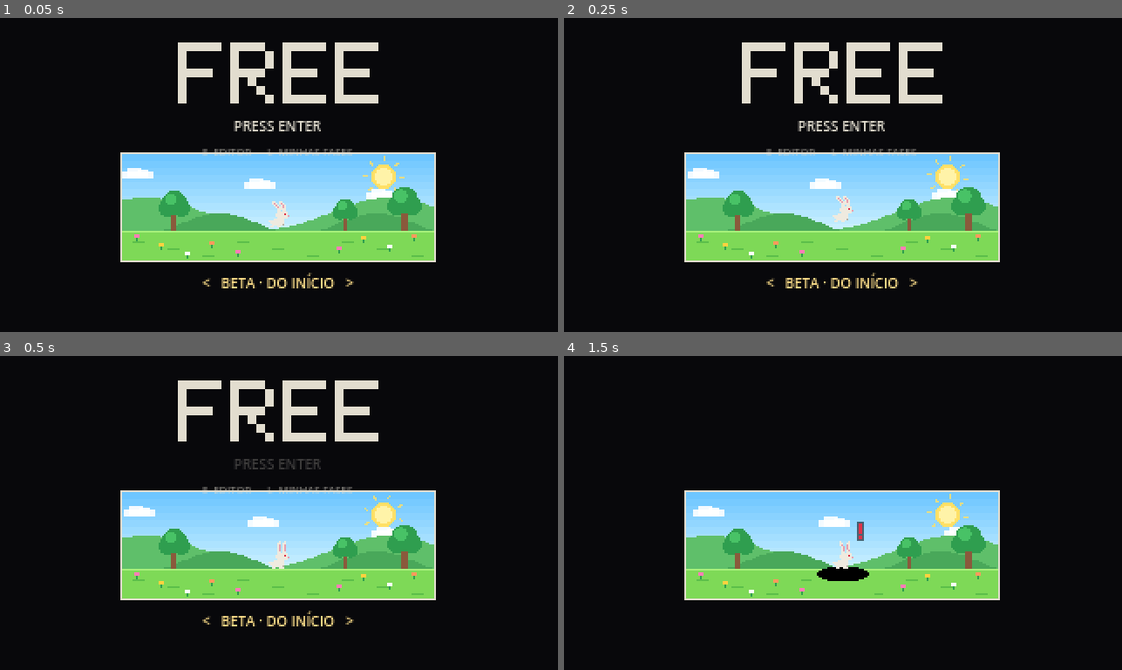
Above: before the commit, frames 1-4 (two rows, left to right).
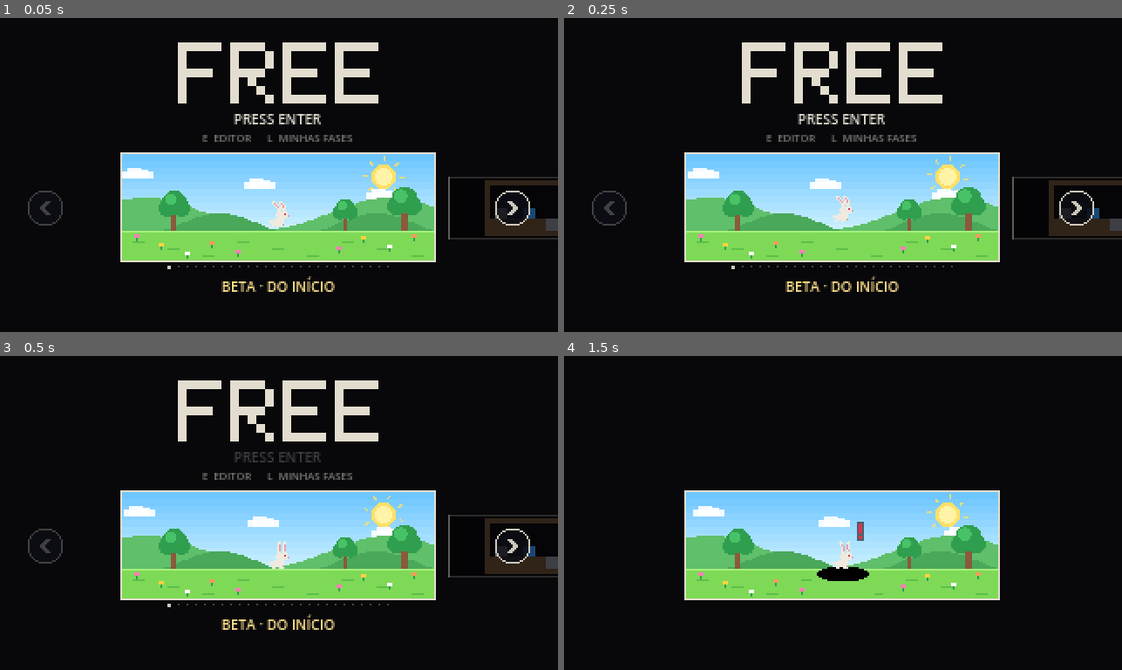
Above: after the commit, the same moments.

Repository: victobonetti/FREE
Game: Godot game, scene res://scenes/main.tscn
The game is run twice, just before and just after one commit, with the same random seed, the same clock (stepped at 60 frames per second) and the same inputs.
Inputs (mouse positions are in pixels of both pictures, inside the frame that each line leads up to):
- Up to frame 1 (0.05 s): no input
- Up to frame 2 (0.25 s): no input
- Up to frame 3 (0.5 s): no input
- Up to frame 4 (1.5 s): tap Enter (start) at 0.5, 0.6 s; move the mouse to (965, 497) at 0.52 s; hold D (move_right) 0.53-1.25 s; hold Space (jump) 0.53-1.25 s; click (965, 497) at 0.67 s; drag from (731, 528) to (815, 575) at 1.27 s

The runs differ from the first frame. In frame 1, 3.3% of the frame differs, in the area x 5-100%, y 30-88%; in frame 2, 3.3%; in frame 3, 3.1%; in frame 4, nothing differs.

Commit message:
Build de teste: seletor de fases em carrossel, com miniaturas, setas e arrastar (D94)
Co-Authored-By: Claude Opus 5.5 <noreply@anthropic.com>
Claude-Session: https://claude.ai/code/session_01UUHK2L34Y5k1sZ9bGVAo6W

Diff:
--- a/scripts/intro.gd
+++ b/scripts/intro.gd
@@ -69,8 +69,20 @@
 var press_label: Label
 var menu_label: Label
 var sel_label: Label          # o seletor de fase (só na build de teste)
-var _eat_start := 0           # quadros ignorando o "start" (o toque foi numa seta do seletor)
-const SEL_Y := 146.0
+var _eat_start := 0           # quadros ignorando o "start" (o toque é do carrossel: decide ao soltar)
+const SEL_Y := 148.0
+# Carrossel do seletor (build de teste): um cartão por fase, com a miniatura; "do início" é o campo.
+const CARD_GAP := 150.0       # distância entre os centros de dois cartões vizinhos
+const ARROW_L := Vector2(26, 109)
+const ARROW_R := Vector2(294, 109)
+const ARROW_R_PX := 10.0
+var _scroll := 0.0            # posição do carrossel, em cartões (anda até beta_sel)
+var _dragging := false
+var _drag_moved := false
+var _drag_x0 := 0.0
+var _drag_s0 := 0.0
+var _tap_go := false          # um toque sem arrastar, fora das setas: começa
+var _thumbs := {}             # índice da fase -> miniatura (ImageTexture)
 var particles: Array = []
 var jolt := 0.0
 var jolt_phase := 0.0
@@ -108,6 +120,11 @@
 		sel_label.add_theme_color_override("font_color", Color("ffe08a"))
 		add_child(sel_label)
 		beta_sel = clampi(beta_sel, 0, Levels.count())
+		_scroll = float(beta_sel)
+		texture_filter = CanvasItem.TEXTURE_FILTER_NEAREST
+		# os textos de cima sobem um pouco: o cartão do carrossel não encosta neles
+		press_label.position.y = 52
+		menu_label.position.y = 64
 		_update_sel()
 	var rng := RandomNumberGenerator.new()
 	rng.seed = 5
@@ -139,7 +156,10 @@
 func change_sel(d: int) -> void:
 	if sel_label == null or phase != TITLE:
 		return
-	beta_sel = posmod(beta_sel + d, Levels.count() + 1)
+	var nv := clampi(beta_sel + d, 0, Levels.count())
+	if nv == beta_sel:
+		return
+	beta_sel = nv
 	_update_sel()
 	sfx.emit("plate_on")
 
@@ -148,27 +168,126 @@
 	if sel_label == null:
 		return
 	if beta_sel == 0:
-		sel_label.text = "<   BETA · DO INÍCIO   >"
+		sel_label.text = "BETA · DO INÍCIO"
 	else:
-		sel_label.text = "<   BETA · FASE %d · %s   >" % [beta_sel, str(Levels.def_at(beta_sel - 1).get("name", "")).to_upper()]
-
-
-## No celular (ou com o mouse): tocar nas setas do seletor troca a fase, sem começar o jogo.
+		sel_label.text = "BETA · FASE %d DE %d · %s" % [beta_sel, Levels.count(), str(Levels.def_at(beta_sel - 1).get("name", "")).to_upper()]
+
+
+## Carrossel (build de teste), com o mouse ou o dedo (o toque também chega como mouse): tocar nas
+## setas troca a fase; arrastar rola os cartões e, ao soltar, encaixa no mais perto; um toque sem
+## arrastar começa. O "start" do toque (touch_controls aperta no dedo baixar) é ignorado aqui: o
+## carrossel decide ao soltar.
 func _input(event: InputEvent) -> void:
 	if sel_label == null or phase != TITLE:
 		return
-	var pressed: bool = (event is InputEventScreenTouch and event.pressed) or (event is InputEventMouseButton and event.pressed and event.button_index == MOUSE_BUTTON_LEFT)
-	if not pressed:
-		return
-	var p: Vector2 = make_input_local(event).position
-	if absf(p.y - (SEL_Y + 6.0)) > 14.0:
-		return
-	if p.x < 110.0:
-		change_sel(-1)
-		_eat_start = 8
-	elif p.x > 210.0:
-		change_sel(1)
-		_eat_start = 8
+	if event is InputEventMouseButton and event.button_index == MOUSE_BUTTON_LEFT:
+		var p: Vector2 = make_input_local(event).position
+		if event.pressed:
+			_eat_start = 3
+			if p.distance_to(ARROW_L) <= ARROW_R_PX + 4.0:
+				change_sel(-1)
+				return
+			if p.distance_to(ARROW_R) <= ARROW_R_PX + 4.0:
+				change_sel(1)
+				return
+			_dragging = true
+			_drag_moved = false
+			_drag_x0 = p.x
+			_drag_s0 = _scroll
+		elif _dragging:
+			_dragging = false
+			if _drag_moved:
+				var nv := clampi(roundi(_scroll), 0, Levels.count())
+				if nv != beta_sel:
+					beta_sel = nv
+					_update_sel()
+					sfx.emit("plate_on")
+			else:
+				_tap_go = true
+	elif event is InputEventMouseMotion and _dragging:
+		var p2: Vector2 = make_input_local(event).position
+		var dx := p2.x - _drag_x0
+		if absf(dx) > 4.0:
+			_drag_moved = true
+		if _drag_moved:
+			_scroll = clampf(_drag_s0 - dx / CARD_GAP, 0.0, float(Levels.count()))
+
+
+## A miniatura de uma fase: um pixel por tile, nas cores do tema dela, já girada como começa.
+func _thumb(i: int) -> Texture2D:
+	if _thumbs.has(i):
+		return _thumbs[i]
+	var d: Dictionary = Levels.def_at(i)
+	var rows: Array = d.get("rows", [])
+	var w := 1
+	for r in rows:
+		w = maxi(w, String(r).length())
+	var h := maxi(rows.size(), 1)
+	var img := Image.create(w, h, false, Image.FORMAT_RGBA8)
+	img.fill(Color("0c0c12"))
+	var wall := _thumb_wall(str(d.get("theme", "")))
+	for y in rows.size():
+		var line := String(rows[y])
+		for x in line.length():
+			img.set_pixel(x, y, _thumb_col(line[x], wall))
+	var sr := int(d.get("start_rot", 0))
+	for k in absi(sr):
+		img.rotate_90(CLOCKWISE if sr > 0 else COUNTERCLOCKWISE)
+	var tex := ImageTexture.create_from_image(img)
+	_thumbs[i] = tex
+	return tex
+
+
+static func _thumb_wall(theme: String) -> Color:
+	match theme:
+		"raizes":
+			return Color("6b4e35")
+		"caverna":
+			return Color("50546a")
+		"aquifero":
+			return Color("40606a")
+		"despensa":
+			return Color("6a4c33")
+		"transicao":
+			return Color("6a6458")
+		"industrial":
+			return Color("5e6370")
+	return Color("3e3e50")
+
+
+static func _thumb_col(ch: String, wall: Color) -> Color:
+	match ch:
+		"#":
+			return wall
+		".":
+			return Color("0c0c12")
+		"~":
+			return Color("2f86e0")
+		"%":
+			return Color("5fd63a")
+		"^", ">", "v", "<":
+			return Color("e0657c")
+		"D":
+			return Color("f3cf3b")
+		"P":
+			return Color("ffffff")
+		"B":
+			return Color("3aa0ff")
+		"S", "a", "b", "c", "d", "e", "f", "g", "h", "i":
+			return Color("8a8a9a")
+		"=", "}", "_", "{":
+			return Color("9a86d6")
+		"↑", "→", "↓", "←":
+			return Color("9fe6c1")
+		"|", "-":
+			return Color("a07a4a")
+		"+":
+			return Color("ffd23f")
+		"L", "H":
+			return Color("9aa0ad")
+	if "123456789¹²³⁴⁵⁶⁷⁸⁹".contains(ch):
+		return Color("c58cff")
+	return Color("0c0c12")
 
 
 ## Um quadro da cutscene. `pressed`: Enter/Start apertado neste quadro.
@@ -181,6 +300,13 @@
 		if _eat_start > 0:
 			_eat_start -= 1
 			pressed = false
+		if _tap_go:
+			_tap_go = false
+			pressed = true
+		if sel_label != null and not _dragging:
+			_scroll = lerpf(_scroll, float(beta_sel), 0.25)
+			if absf(_scroll - beta_sel) < 0.005:
+				_scroll = float(beta_sel)
 		if pressed and frame > 20:
 			if sel_label != null and beta_sel > 0:
 				level_picked.emit(beta_sel - 1)
@@ -281,12 +407,64 @@
 	if text_a > 0.0:
 		_draw_word("FREE", Vector2(102, 14), 5.0, Color(C_WHITE, text_a))
 
+	if sel_label != null and phase == TITLE:
+		_draw_carousel()
+		return
 	draw_set_transform(WIN.position)
 	_draw_meadow()
 	draw_set_transform(Vector2.ZERO)
 	draw_rect(WIN, C_WHITE, false, 1.0)
 	if phase == FADE:
 		draw_rect(WIN.grow(1.0), Color(0, 0, 0, _smooth(_k())))
+
+
+## O carrossel da build de teste: o cartão do meio do tamanho da janela, os vizinhos menores e
+## apagados dos lados, e as setas redondas.
+func _draw_carousel() -> void:
+	var n := Levels.count() + 1
+	var order: Array = []
+	for i in range(maxi(0, int(floor(_scroll)) - 2), mini(n, int(floor(_scroll)) + 3)):
+		order.append(i)
+	order.sort_custom(func(a, b): return absf(a - _scroll) > absf(b - _scroll))   # os de longe primeiro
+	for i in order:
+		var off: float = float(i) - _scroll
+		var k := minf(absf(off), 1.0)
+		if absf(off) > 1.8:
+			continue
+		var sc := 1.0 - 0.42 * k
+		var size := WIN.size * sc
+		var cx := 160.0 + off * CARD_GAP
+		var rect := Rect2(Vector2(cx - size.x / 2.0, WIN.position.y + (WIN.size.y - size.y) / 2.0), size)
+		if i == 0:
+			draw_set_transform(rect.position, 0.0, Vector2(sc, sc))
+			_draw_meadow()
+			draw_set_transform(Vector2.ZERO)
+		else:
+			draw_rect(rect, Color(0.04, 0.04, 0.06))
+			var tex := _thumb(i - 1)
+			var ts := Vector2(tex.get_width(), tex.get_height())
+			var fit := minf((rect.size.x - 4.0) / ts.x, (rect.size.y - 4.0) / ts.y)
+			var tsz := ts * fit
+			draw_texture_rect(tex, Rect2(rect.get_center() - tsz / 2.0, tsz), false)
+		draw_rect(rect, Color(C_WHITE, 1.0 - 0.6 * k), false, 1.0)
+		if k > 0.02:
+			draw_rect(rect, Color(0, 0, 0, 0.55 * k))
+	# setas
+	for side in [-1, 1]:
+		var c: Vector2 = ARROW_L if side < 0 else ARROW_R
+		var live: bool = (side < 0 and beta_sel > 0) or (side > 0 and beta_sel < n - 1)
+		var a := 0.9 if live else 0.25
+		draw_circle(c, ARROW_R_PX, Color(0.05, 0.05, 0.08, 0.85))
+		draw_arc(c, ARROW_R_PX, 0.0, TAU, 24, Color(C_WHITE, a), 1.0)
+		var dx: float = 2.5 * side
+		draw_line(c + Vector2(-dx, -4), c + Vector2(dx, 0), Color(C_WHITE, a), 2.0)
+		draw_line(c + Vector2(dx, 0), c + Vector2(-dx, 4), Color(C_WHITE, a), 2.0)
+	# pontinhos: onde está no carrossel
+	var dots := mini(n, 27)
+	var x0 := 160.0 - (dots - 1) * 2.5
+	for i in dots:
+		var on := i == beta_sel
+		draw_rect(Rect2(x0 + i * 5.0 - (1.0 if on else 0.5), 143.0 - (1.0 if on else 0.5), 2.0 if on else 1.0, 2.0 if on else 1.0), Color(C_WHITE, 0.9 if on else 0.3))
 
 
 func _draw_word(word: String, at: Vector2, px: float, col: Color) -> void:
Not shown, changed: docs/DECISOES.md
